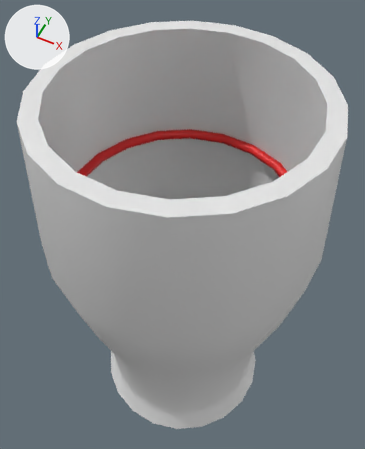
The Blender file SourceFiles/tube_sphere.blend as it was, and as the next commit left it.
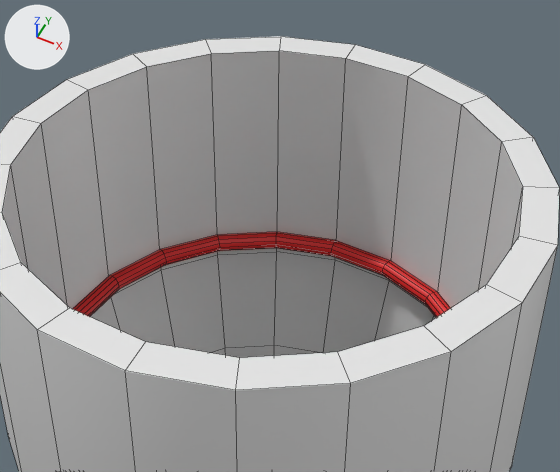
Old and new are each drawn whole from a camera (50 mm lens) standing at (48.0, -161.0, 327.0) and looking at (-33.0, 3.0, 123.0) and again close up on the part from 10% to 95% of the width and 0% to 59% of the height. The axes (+X, +Y, +Z) are drawn at upper left. The lights are the same throughout. The close-ups show mesh edges as thin lines. The same objects are shown in both versions, whatever each file hides.

Names of what the first close-up shows: 'MUG_06'.
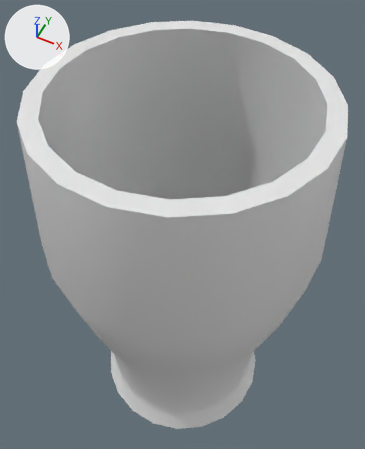
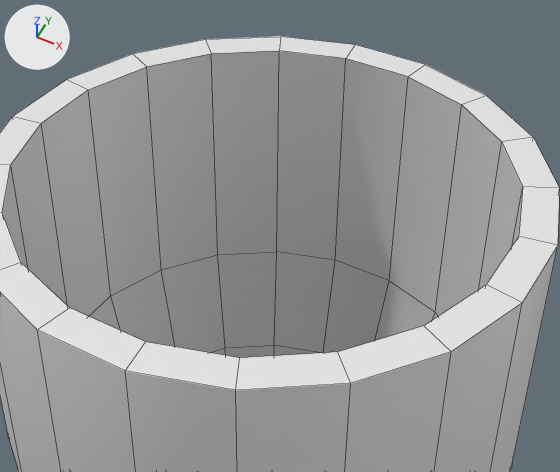
Diff of the bpy script that builds the scene:
```diff
--- a/SourceFiles/tube_sphere.blend.py
+++ b/SourceFiles/tube_sphere.blend.py
@@ me_cylinder_016 @@
 # used by ob_mug_06; location = (-26.2, -11.5, 3.7); rotation_euler = (1.571, 0.0, 3.142), in degrees (90, 0, 180); scale = (2.0, 2.0, 2.0)
-me_cylinder_016.from_pydata(...)  # 500 vertices, 482 faces; spans x -33.8..33.8, y 0.0..104.9, z -33.8..33.8
+me_cylinder_016.from_pydata(...)  # 260 vertices, 242 faces; spans x -33.8..33.8, y 0.0..104.9, z -33.8..33.8
+# me_cylinder_016 part 1: the loose piece of 240 vertices spanning x -29.8..29.8, y 72.7..75.2, z -29.8..29.8 is deleted
+# me_cylinder_016 part 2
+# 140 faces are deleted
+# 140 new faces join them
 me_cylinder_016.materials.append(mat_mug_06)
-me_cylinder_016.materials.append(mat_drink_line_004)  # red #e71f1f
```

Pixel boxes (x1, y1, x2, y2) of what changed, in the close-ups (560 x 472 px; the box of a moved part takes in the faces that stretch with it):
part 1 of me_cylinder_016, deleted (red)
    before: (73, 232, 450, 318)
part 2 of me_cylinder_016, moved or reshaped
    both: (0, 246, 558, 472)
